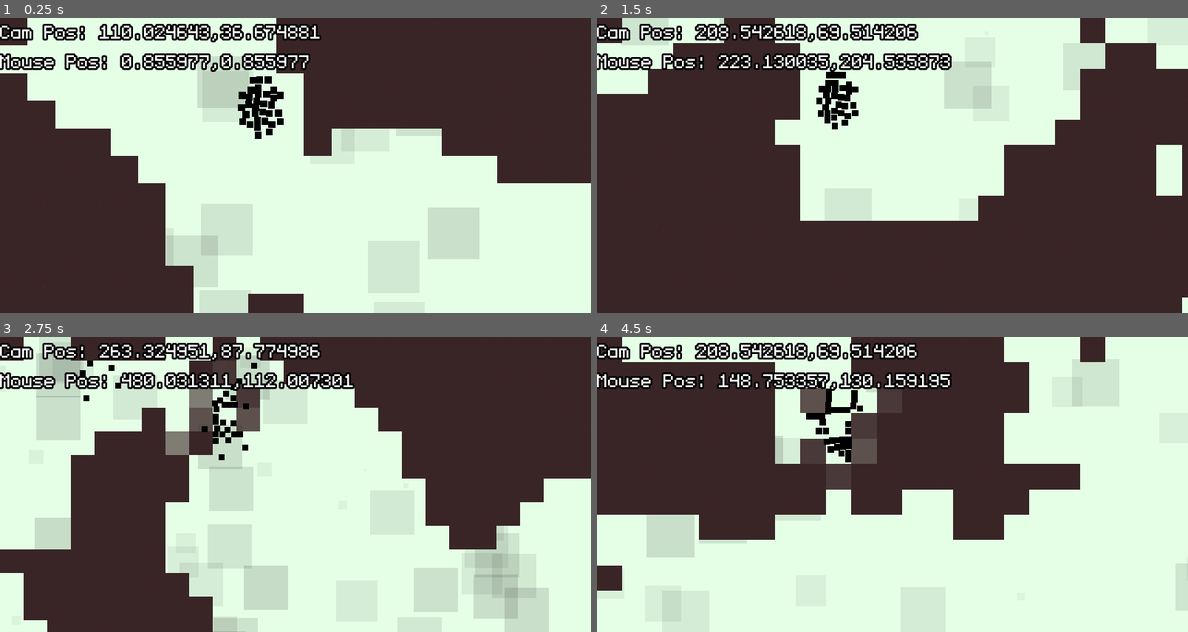
Above: before the commit, frames 1-4 (two rows, left to right).
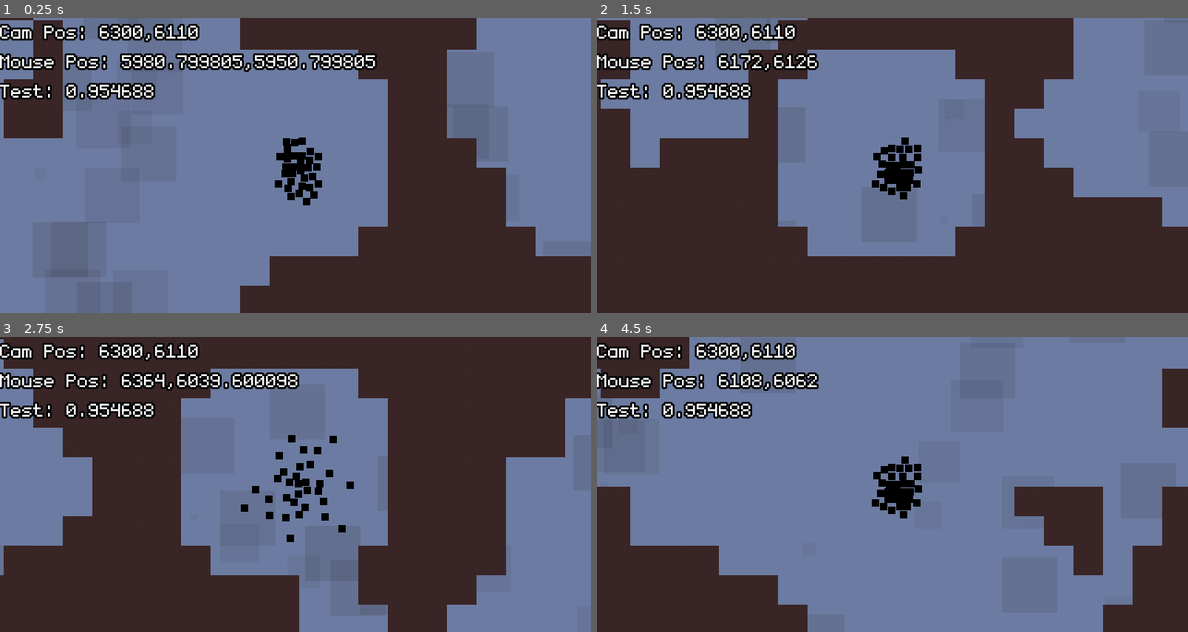
Above: after the commit, the same moments.

Repository: aleksfadini/LD48
Game: Godot game, scene res://Scenes/Main.tscn
Two runs of this game, one before a commit and one after it. Both use one fixed random seed, a clock stepped at 60 frames per second and the inputs below.
Inputs (mouse positions are in pixels of both pictures, inside the frame that each line leads up to):
- Up to frame 1 (0.25 s): no input
- Up to frame 2 (1.5 s): tap Enter (ui_accept) at 0.5, 0.77 s; move the mouse to (1022, 150) at 0.52 s; move the mouse to (774, 180) at 1.27 s
- Up to frame 3 (2.75 s): tap Enter (ui_accept) at 1.52 s; move the mouse to (354, 419) at 2.02 s
- Up to frame 4 (4.5 s): move the mouse to (862, 543) at 2.77 s; tap Enter (ui_accept) at 3.02, 3.77 s; move the mouse to (1069, 528) at 3.52 s; move the mouse to (715, 440) at 4.27 s

The runs differ from the first frame. In frame 1, 89% of the frame differs, in the area x 0-100%, y 0-100%; in frame 2, 56%; in frame 3, 63%; in frame 4, 95%.

Commit message:
this is why I am STOOOPID

Diff:
--- a/Scenes/Main.gd
+++ b/Scenes/Main.gd
@@ -2,7 +2,7 @@
 # Window is 640*320
 const window_size=Vector2(640,320)
 # A level is 20 windows deep and 4 windows wide hence 1720*6400
-const map_in_px=Vector2(window_size.x*4,window_size.y*20)
+const map_in_px=Vector2(window_size.x*20,window_size.y*20)
 const map_in_tiles=map_in_px/32
 const cosmetic_particle_size=512
 const big_chunks_cap=0
@@ -15,8 +15,8 @@
 var zoom_in_speed=0.01
 var zoom_out_speed=0.01
 var zoom_in=Vector2(1,1)
-var zoom_out=Vector2(1.5,1.5)
-#var zoom_out=Vector2(4,4)
+#var zoom_out=Vector2(1.5,1.5)
+var zoom_out=Vector2(8,8)
 # Scenes Preload
 var attractionPower=preload("res://Prefabs/attractionForce.tscn")
 var floatingBg=preload("res://Prefabs/FloatingThings.tscn")
@@ -25,18 +25,19 @@
 var noise
 var dragging=false
 var touch_ignore=false
+#var curr_bg_color=
 func _ready():
 	# Set Up bg
-	set_bg_color()
 	generate_fancy_bg()
 #	print(": ", map_in_tiles)
 	# Set Camera Boundaries
 	$Cam.limit_left=0
-	$Cam.limit_top=0
+	$Cam.limit_top=0-window_size.y*4 # so you can see the sky
 	$Cam.limit_right=map_in_px.x
 	$Cam.limit_bottom=map_in_px.y
 	generate_level()
 	generate_starting_point()
+	set_bg_color()
 func _process(delta):
 	$CanvasLayer/CamPos.text="Cam Pos: " +str($Cam.global_position.x)+","+str($Cam.global_position.y)
 	$CanvasLayer/Mouse.text="Mouse Pos: " +str(get_global_mouse_position().x)+","+str(get_global_mouse_position().y)
@@ -48,12 +49,11 @@
 	else:
 		zoom_in_camera()
 		pass
+	set_bg_color()
 #	zoom_cam_based_on_speed()
 	$CanvasLayer/CamPos.text="Cam Pos: " +str($Cam.global_position.x)+","+str($Cam.global_position.y)
-#	$CanvasLayer/CamPos.text="zoom factor: " +str(clamp($Cam.global_position.distance_to(camera_target)/float(camera_zoom_tolerance),zoom_in.x,zoom_out.x))
 	$CanvasLayer/Mouse.text="Mouse Pos: " +str(get_global_mouse_position().x)+","+str(get_global_mouse_position().y)
-#	$CanvasLayer/Mouse.text="Mouse Pos: " +str($Cam.global_position.distance_to(camera_target))
-#	$CanvasLayer/CamPos.text="Cam Pos: " +str($Cam.global_position.x)+","+str($Cam.global_position.y)
+	$CanvasLayer/Test.text="Test: " +str($Cam.global_position.y/float(map_in_px.y))
 #func zoom_cam_ased_on_speed():
 #	var zoom_factor=clamp($Cam.global_position.distance_to(camera_target)/float(camera_zoom_tolerance),zoom_in.x,zoom_out.x)
 #	$Cam.zoom=lerp($Cam.zoom,Vector2(zoom_factor,zoom_factor),camera_zoom_by_speed_speed)
@@ -74,9 +74,13 @@
 		touch_ignore=true
 		$touchIgnore.start()
 
-func set_bg_color(level=0):
+func set_bg_color():
 	# Bg Color
-	VisualServer.set_default_clear_color(Globals.sky_col[5-level])
+#	VisualServer.set_default_clear_color(Globals.sky_col[5-level])
+	var levelInFloat=abs($Cam.global_position.y/float(map_in_px.y))
+	var level=floor(levelInFloat*5)
+	$Parallax/Bg.color=Globals.sky_col[5-level]
+
 func generate_fancy_bg():
 	#generate every 256 pixels, so:
 #	var cosmetic_zoom=4#I like bigger particles
@@ -105,9 +109,23 @@
 				$TileMap.set_cell(x,y,0)
 	$TileMap.update_bitmask_region(Vector2(0.0, 0.0), Vector2(map_in_tiles.x, map_in_tiles.y))
 func generate_starting_point():
-	var starting_point=Vector2(300,100)
+	var starting_point=Vector2(window_size.x*10-100,window_size.y*20-290)
 	# will need to find an empty space going row by row, checking that it is empty
 	# just delete a bunch of cells around starting point!!!
+	# convert starting_point to tile coordinates
+	var start_in_tiles_coords=starting_point/32
+	# delete tiles around it
+	# THIS IS WHY I AM STUPID
+	var tilesAroundStart=[-3,-2,-1,0,1,2,3]
+	for x in tilesAroundStart:
+		for y in tilesAroundStart:
+			if (not ((x==y and x>=3))
+			and (not (x==y and x<=-3))
+			and (not (x==-y and y>=3))
+			and (not (x==-y and y<=-3))):
+				var each_pos=Vector2(start_in_tiles_coords)+Vector2(x,y)
+				$TileMap.set_cellv(each_pos, -2000)
+	$Cam.global_position=starting_point
 	camera_target=starting_point
 	spawn_flies(Playervars.flies,starting_point)
 func spawn_flies(numb=10,start_point=Vector2()):
@@ -163,10 +181,12 @@
 	$touchIgnore.start()
 
 func eatCell(tile_pos):
+	if true:
+		return
 	var tile_id = $TileMap.get_cellv(tile_pos)
 	if tile_id == 3:
 #		velocity=velocity.bounce(collision.normal)
-		$TileMap.set_cellv(tile_pos, -500)#this is CRAZYYYY
+		$TileMap.set_cellv(tile_pos, -2000)#this is CRAZYYYY
 	elif tile_id < 3:
 #				yield($eatCell, "timeout")
 		$TileMap.set_cellv(tile_pos, tile_id+1)
--- a/Scenes/Main.tscn
+++ b/Scenes/Main.tscn
@@ -285,6 +285,15 @@
 [node name="Main" type="Node2D"]
 script = ExtResource( 2 )
 
+[node name="Parallax" type="ParallaxBackground" parent="."]
+
+[node name="Bg" type="ColorRect" parent="Parallax"]
+margin_right = 4000.0
+margin_bottom = 4000.0
+__meta__ = {
+"_edit_use_anchors_": false
+}
+
 [node name="CanvasLayer" type="CanvasLayer" parent="."]
 
 [node name="CamPos" type="Label" parent="CanvasLayer"]
@@ -306,6 +315,16 @@
 "_edit_use_anchors_": false
 }
 
+[node name="Test" type="Label" parent="CanvasLayer"]
+margin_top = 64.0
+margin_right = 108.0
+margin_bottom = 90.0
+theme = ExtResource( 3 )
+text = "Mouse Pos"
+__meta__ = {
+"_edit_use_anchors_": false
+}
+
 [node name="Cam" type="Camera2D" parent="."]
 current = true
 
@@ -322,4 +341,8 @@
 one_shot = true
 
 [node name="Flies" type="Node2D" parent="."]
+
+[node name="updateColor" type="Timer" parent="."]
+wait_time = 0.5
 [connection signal="timeout" from="touchIgnore" to="." method="_on_touchIgnore_timeout"]
+[connection signal="timeout" from="updateColor" to="." method="set_bg_color"]
Not shown, changed: LD48.md
Not shown, changed: gitcommit.sh
